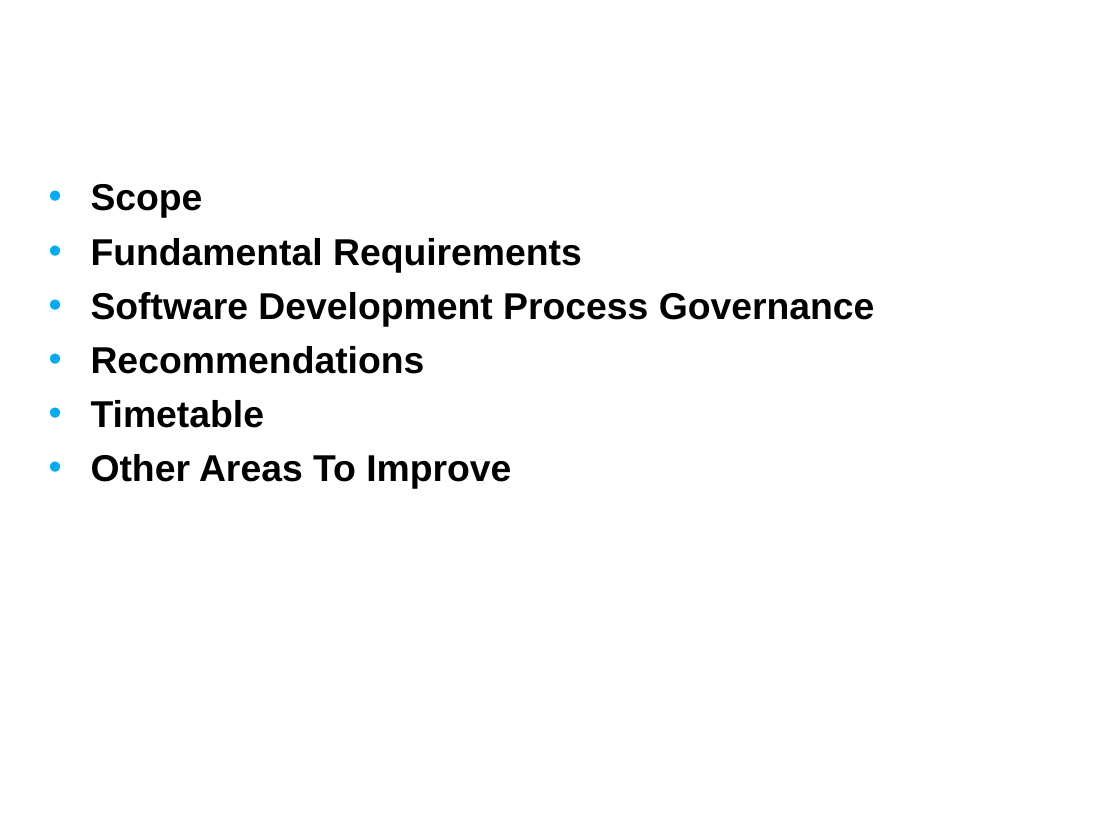
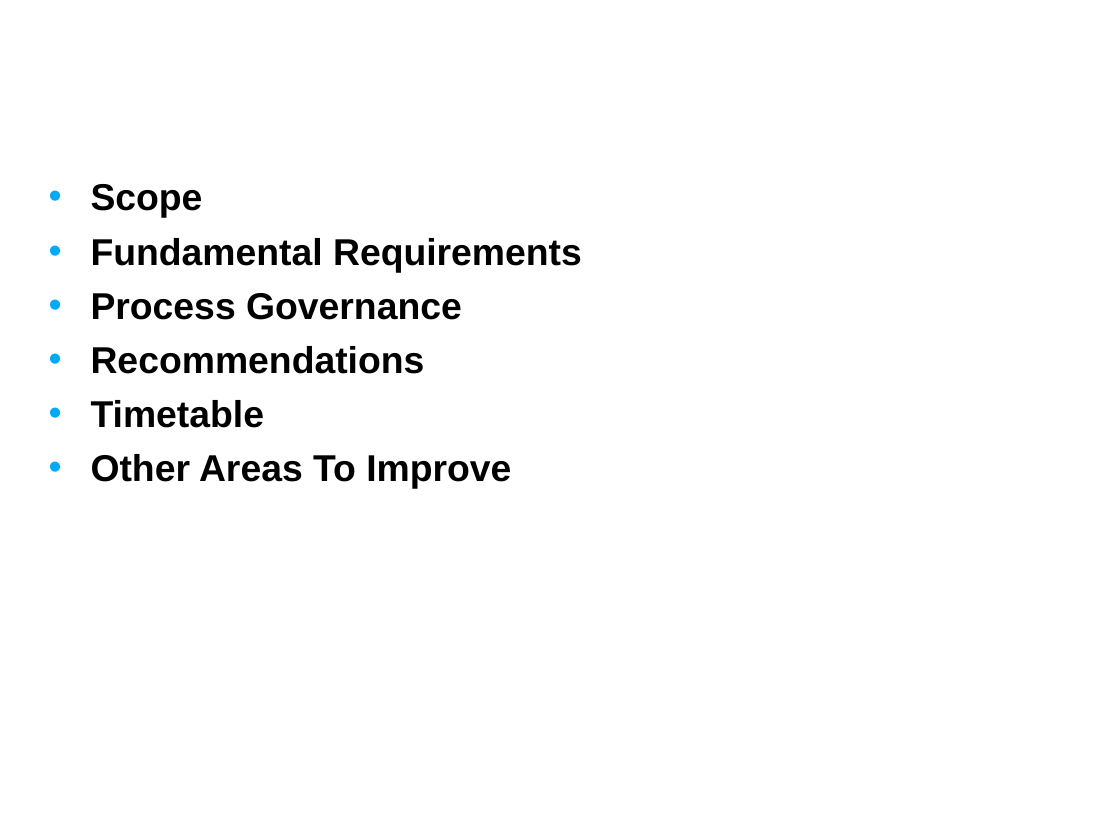
Before and after one commit to NCIP/caarray-docs, a slide deck: slide 2 of environment/references/process_improvement_proposal.ppt. Drawn at 1120x840 pixels with LibreOffice and Linux fonts; fonts in the diff are those of the drawing; background and template pictures are left out. Boxes give left, top, right and bottom in pixels: in the first picture for what was removed or moved away, otherwise in the second. Text is boxed around its words. In the diff, an @@ line names an element or a change of style, - is before the commit and + after.

Commit message:
Updated with governance content

```diff
--- a/environment/references/process_improvement_proposal.ppt
+++ b/environment/references/process_improvement_proposal.ppt
@@ text at (91,293,462,320): text changed @@
-• Software Development Process Governance
+• Process Governance
```
Also in this commit, not shown: 8 other slides changed, 3 slides added.
